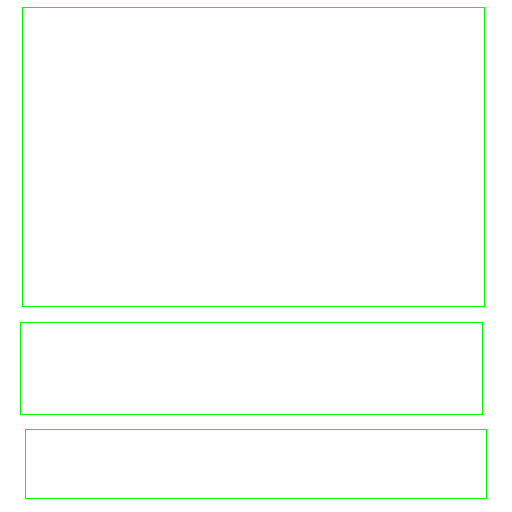
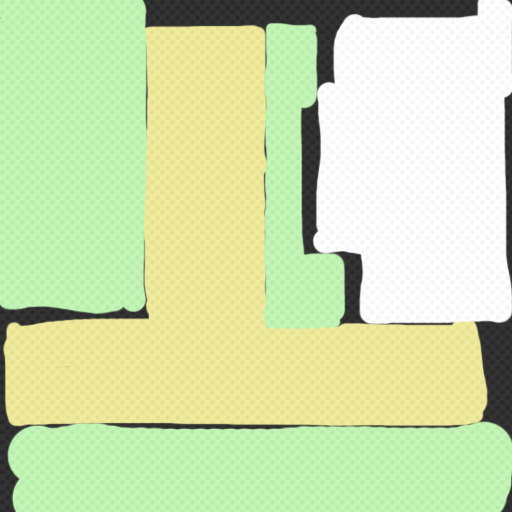
Layer changes from the first 512px x 512px image to the second:
added layer "Layer 3" (20%) above "Layer 2" over <box>0,0,512,512</box>
painted on "Layer 2" over <box>0,0,512,512</box>
painted on "Layer 1" over <box>0,0,512,512</box>
painted on "Layer 0" over <box>6,6,504,499</box>
